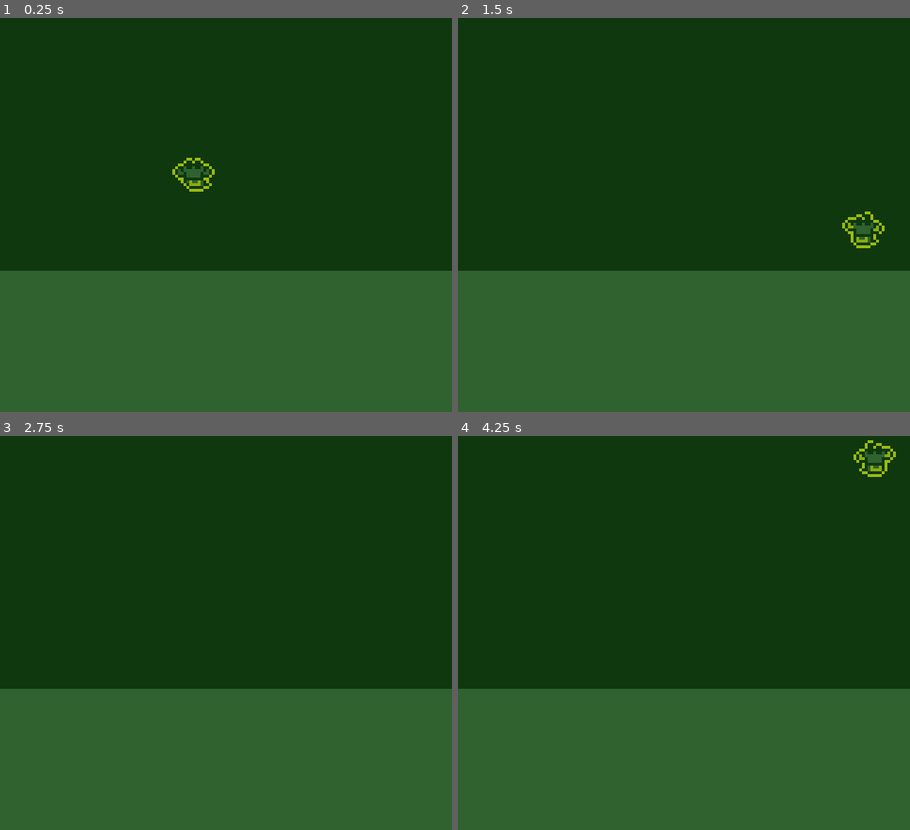
Above: before the commit, frames 1-4 (two rows, left to right).
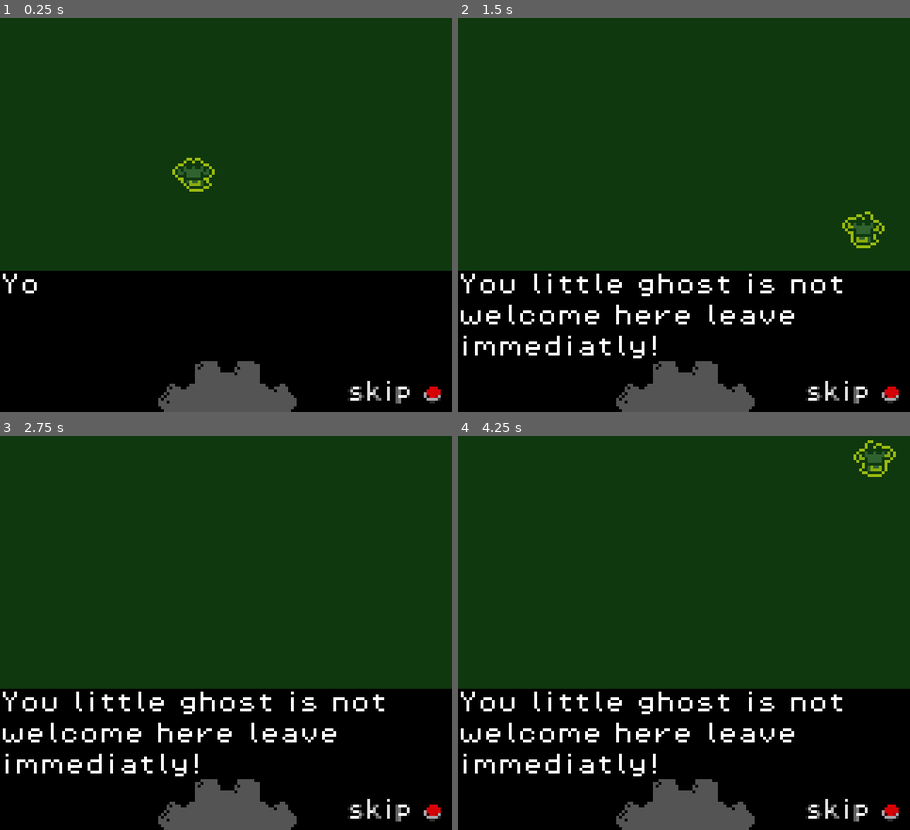
Above: after the commit, the same moments.

Repository: CD-BASH/GBJAM-12
Game: Godot game, scene res://Scenes/Levels/2D_level_greybox.tscn
Same seed, same stepped clock (60 frames per second), same inputs: the game is played once before the commit and once after it.
Inputs (mouse positions are in pixels of both pictures, inside the frame that each line leads up to):
- Up to frame 1 (0.25 s): no input
- Up to frame 2 (1.5 s): move the mouse to (783, 187) at 0.52 s; press the mouse at (783, 187) at 0.53 s; hold D (right_dPad) 0.53-1.28 s; right-click (783, 187) at 0.8 s; move the mouse to (593, 230) at 1.27 s; release the mouse at (593, 230) at 1.28 s; hold S (down_dPad) from 1.28 s (still down); right-click (593, 230) at 1.35 s
- Up to frame 3 (2.75 s): click (135, 648) at 1.55 s; tap Enter at 2 s; move the mouse to (271, 538) at 2.02 s; release S (down_dPad) at 2.03 s; press the mouse at (271, 538) at 2.03 s; hold D (right_dPad) from 2.03 s (still down); right-click (271, 538) at 2.3 s
- Up to frame 4 (4.25 s): tap Space at 2.75 s; move the mouse to (661, 707) at 2.77 s; release D (right_dPad) at 2.78 s; release the mouse at (661, 707) at 2.78 s; hold W (up_dPad) 2.78-3.53 s; right-click (661, 707) at 2.85 s; click (661, 707) at 3.05 s; tap Enter at 3.5 s; move the mouse to (819, 688) at 3.52 s; press the mouse at (819, 688) at 3.53 s; hold A (left_dPad) from 3.53 s (still down); right-click (819, 688) at 3.8 s

The runs differ from the first frame. In frame 1, 36% of the frame differs, in the area x 0-100%, y 64-100%; in frame 2, 36%; in frame 3, 36%; in frame 4, 36%.

Commit message:
feat: GameBoy dialogue
feat: lettre by lettre animation
feat: multiple message possible
feat: skip button A/B

Diff:
--- a/Scenes/Levels/2D_level_greybox.tscn
+++ b/Scenes/Levels/2D_level_greybox.tscn
@@ -1,7 +1,9 @@
-[gd_scene load_steps=6 format=3 uid="uid://djlmtroecur6u"]
+[gd_scene load_steps=8 format=3 uid="uid://djlmtroecur6u"]
 
+[ext_resource type="Script" path="res://Scripts/Global/Level/Test_script_level_Geepy.gd" id="1_666du"]
 [ext_resource type="PackedScene" uid="uid://en1vmhnahux2" path="res://Scenes/Player/player.tscn" id="1_yre6r"]
 [ext_resource type="PackedScene" uid="uid://ywm5h8dkpwjh" path="res://Scenes/Entity/game_boy.tscn" id="2_y4kej"]
+[ext_resource type="PackedScene" uid="uid://se3l7y0eejab" path="res://Scenes/UI/canvas_dialogue.tscn" id="3_yabds"]
 
 [sub_resource type="Gradient" id="Gradient_xu1lo"]
 offsets = PackedFloat32Array(0.539043)
@@ -16,6 +18,7 @@
 size = Vector2(1, 0.999999)
 
 [node name="2D Level Greybox" type="Node2D"]
+script = ExtResource("1_666du")
 
 [node name="Player" parent="." instance=ExtResource("1_yre6r")]
 position = Vector2(68, 60)
@@ -57,4 +60,6 @@
 color = Color(0.0588235, 0.219608, 0.0588235, 1)
 
 [node name="game_boy" parent="." instance=ExtResource("2_y4kej")]
-position = Vector2(125, 68)
+position = Vector2(112, 29)
+
+[node name="canvas_dialogue" parent="." instance=ExtResource("3_yabds")]
--- /dev/null
+++ b/Scenes/UI/canvas_dialogue.tscn
@@ -0,0 +1,62 @@
+[gd_scene load_steps=6 format=3 uid="uid://se3l7y0eejab"]
+
+[ext_resource type="Script" path="res://Scripts/UI/canvas_dialogue.gd" id="1_yuwdm"]
+[ext_resource type="AudioStream" uid="uid://b5vt5cf0ijm1" path="res://Assets/Audio/SFX/retro-select-236670.mp3" id="2_otaq3"]
+[ext_resource type="Texture2D" uid="uid://x46a5nertpek" path="res://Assets/UI/splash_screen_godot.png" id="2_qgpie"]
+[ext_resource type="FontFile" uid="uid://ckjocns7dmovv" path="res://Assets/UI/Fonts/PixelOperator8.ttf" id="2_xyuja"]
+[ext_resource type="Texture2D" uid="uid://d2ylbxyhf4fdc" path="res://Assets/UI/Button_Icon.png" id="3_1qe3i"]
+
+[node name="canvas_dialogue" type="CanvasLayer"]
+script = ExtResource("1_yuwdm")
+
+[node name="back_ground_text_image" type="TextureRect" parent="."]
+offset_top = 94.0
+offset_right = 160.0
+offset_bottom = 144.0
+texture = ExtResource("2_qgpie")
+expand_mode = 1
+stretch_mode = 1
+
+[node name="Icon" type="TextureRect" parent="back_ground_text_image"]
+layout_mode = 0
+offset_left = 146.0
+offset_top = 37.0
+offset_right = 160.0
+offset_bottom = 50.0
+texture = ExtResource("3_1qe3i")
+expand_mode = 1
+
+[node name="Press_text" type="Label" parent="back_ground_text_image"]
+layout_mode = 0
+offset_left = 122.0
+offset_top = 37.0
+offset_right = 148.0
+offset_bottom = 50.0
+theme_override_fonts/font = ExtResource("2_xyuja")
+theme_override_font_sizes/font_size = 7
+text = "skip"
+horizontal_alignment = 1
+vertical_alignment = 1
+autowrap_mode = 2
+
+[node name="message_text" type="Label" parent="."]
+offset_top = 95.0
+offset_right = 159.0
+offset_bottom = 131.0
+theme_override_fonts/font = ExtResource("2_xyuja")
+theme_override_font_sizes/font_size = 8
+autowrap_mode = 2
+
+[node name="letter_timer" type="Timer" parent="."]
+one_shot = true
+
+[node name="AudioStreamPlayer2D" type="AudioStreamPlayer2D" parent="."]
+stream = ExtResource("2_otaq3")
+volume_db = -25.752
+pitch_scale = 0.76
+
+[node name="transition_timer" type="Timer" parent="."]
+one_shot = true
+
+[connection signal="timeout" from="letter_timer" to="." method="_on_timer_timeout"]
+[connection signal="timeout" from="transition_timer" to="." method="_on_transition_timer_timeout"]
--- /dev/null
+++ b/Scripts/Global/Level/Test_script_level_Geepy.gd
@@ -0,0 +1,12 @@
+extends Node2D
+
+
+@onready var canvas_dialogue = $canvas_dialogue
+var messages = []
+
+func _ready():
+	messages = ["You little ghost is not welcome here leave immediatly!","I'M gonna kick you out!!! NOW!!!"]
+	canvas_dialogue.show_text(messages, 0.1)
+
+func _process(delta):
+	pass
--- /dev/null
+++ b/Scripts/UI/canvas_dialogue.gd
@@ -0,0 +1,85 @@
+extends CanvasLayer
+
+
+@onready var label = $message_text
+@onready var letter_timer = $letter_timer
+@onready var typing_sound = $AudioStreamPlayer2D
+@onready var transition_timer = $transition_timer
+
+#if its in the animation of typing
+var is_typing = false
+
+#array of different texte message that you want to be
+var text_dialogue = []
+var current_char_index = 0
+
+#Speed for the letter to be showed
+var typing_speed = 0.1
+
+#ajust this for the time between
+var transition_time = 1
+
+
+func _ready():
+	text_dialogue = []
+	transition_timer.wait_time = transition_time
+	letter_timer.stop()
+	transition_timer.stop()
+
+#when a button is pressed
+func _input(event) -> void:
+	if event.is_action_pressed("a_btn") || event.is_action_pressed("b_btn"):
+		if is_typing:
+			letter_timer.stop()
+			#if the message is not complete show the complet message
+			label.text = text_dialogue[0]
+			transition_timer.start()
+		else:
+			#if the message is complete and there is another message start the next message animation
+			if text_dialogue.size() > 0:
+				_on_transition_timer_timeout()
+			else:
+				#if there is no other message go to the scene need to be implemented
+				#type code here
+
+
+
+				pass
+
+
+#in the level script calling this function
+func show_text(new_string: Array, speed: float = 0.1):
+	if new_string.size() == 0:
+		print("no message found!")
+		return
+	text_dialogue = new_string
+	typing_speed = speed
+	current_char_index = 0
+	label.text = ""
+	letter_timer.wait_time = typing_speed
+	letter_timer.start()
+
+
+func _on_timer_timeout() -> void:
+	if current_char_index < text_dialogue[0].length():
+		is_typing = true
+		#Update the label for eatch letter
+		label.text += text_dialogue[0][current_char_index]
+
+		#Only play a sound when its a lettre
+		if text_dialogue[0][current_char_index] != " ":
+			typing_sound.play()
+
+		current_char_index += 1
+		letter_timer.start()
+	else:
+		#When the text is finished stop
+		letter_timer.stop()
+		is_typing = false
+
+		if text_dialogue.size() > 1:
+			transition_timer.start()
+
+func _on_transition_timer_timeout() -> void:
+	text_dialogue.remove_at(0)
+	show_text(text_dialogue, typing_speed)
Binary file added: Assets/UI/Button_Icon.png
Not shown, added: Assets/UI/Button_Icon.png.import
Binary file added: Assets/UI/Fonts/PixelOperator8-Bold.ttf
Not shown, added: Assets/UI/Fonts/PixelOperator8-Bold.ttf.import
Binary file added: Assets/UI/Fonts/PixelOperator8.ttf
Not shown, added: Assets/UI/Fonts/PixelOperator8.ttf.import
